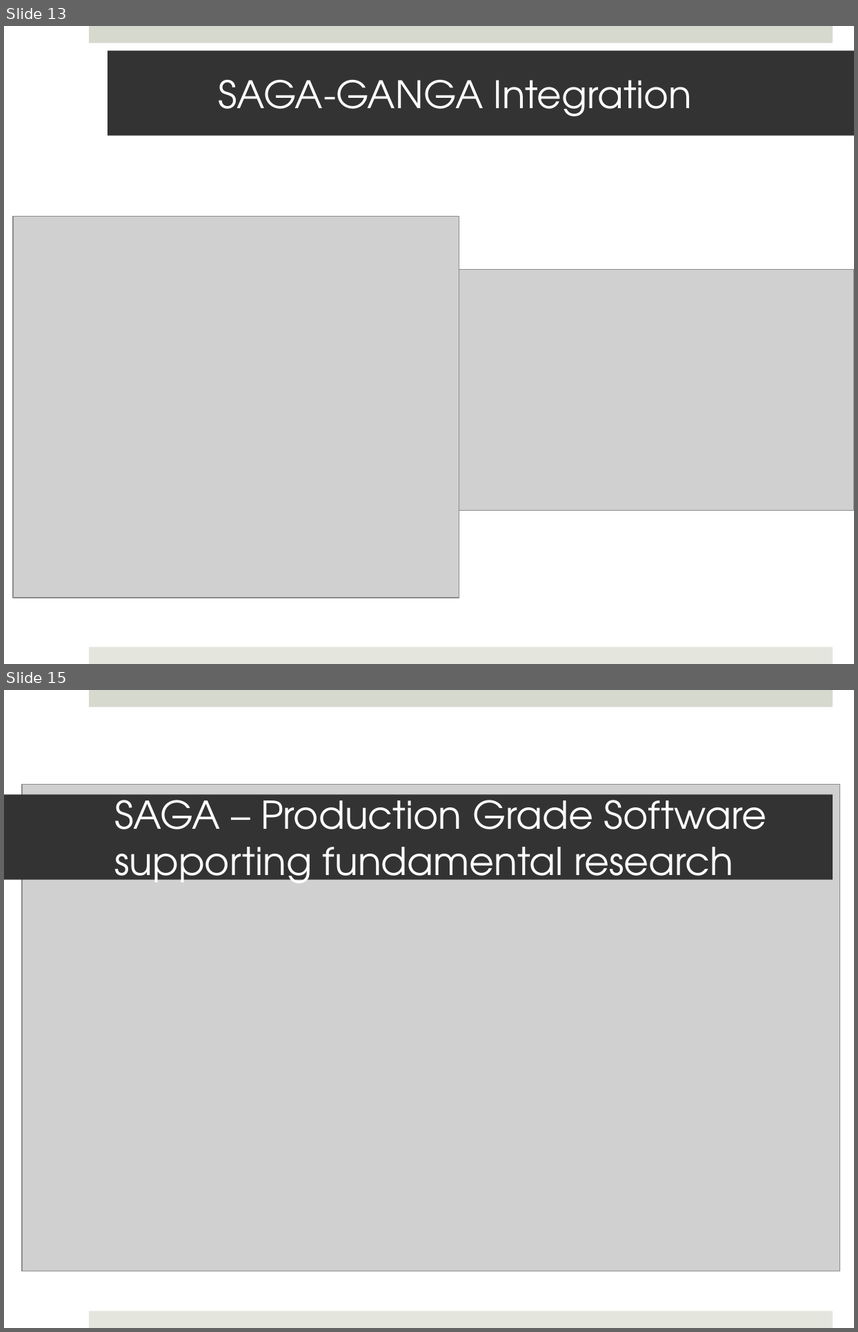
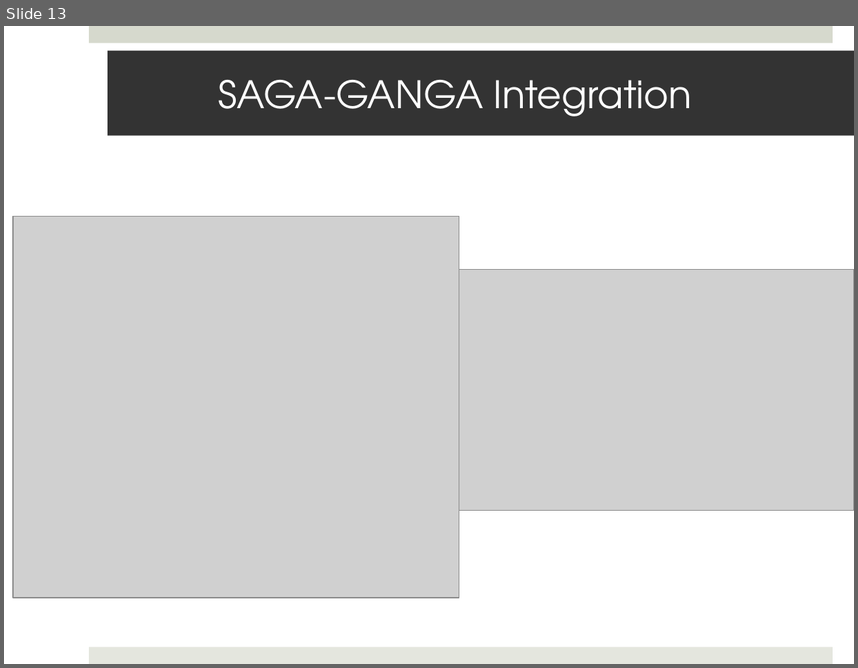
Before and after one commit to saga-project/saga-cpp-legacy-projects, a slide deck: tutorial/general_tutorial/SAGA-Intro-Conclusion.pptx. Shown one above the other, each under a label of ours: slides 13 and 15 before the commit, slide 13 after it; the slides between them are not shown. The pictures are 858x1332 and 858x668 pixels, drawn with LibreOffice and Linux fonts; fonts in the diff are those of the drawing; grey boxes stand for pictures; background and template pictures are left out. Boxes give left, top, right and bottom in pixels: in the first picture for what was removed or moved away, otherwise in the second. Text is boxed around its words. In the diff, an @@ line names an element or a change of style, - is before the commit and + after.

Commit message:
SAGA Introduction+Conclusions - refined. Almost final.

```diff
--- a/tutorial/general_tutorial/SAGA-Intro-Conclusion.pptx
+++ b/tutorial/general_tutorial/SAGA-Intro-Conclusion.pptx
@@ slide 15 removed at bbox=[4, 690, 854, 1328], background #FFFFFF; not listed: 2 template elements that a slide beside it also shows @@
@@ picture removed at bbox=[22, 785, 840, 1270] @@
@@ title removed at bbox=[4, 795, 833, 880] @@
-SAGA – Production Grade Software supporting fundamental research
```
Also in this commit, not shown: 5 slides changed, 5 slides added, 4 other slides removed.
